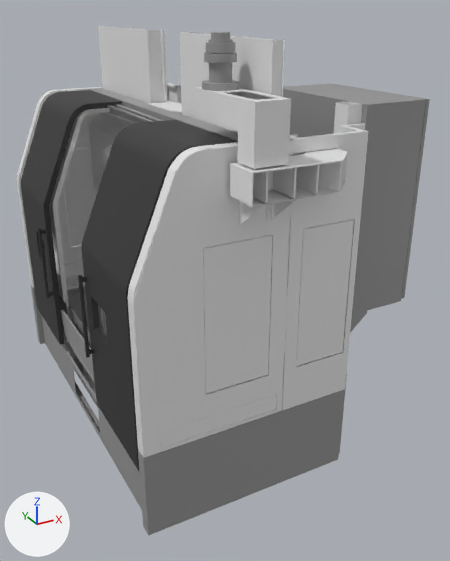
What one commit did to the FBX model Assets/Project/3D/C.FBX.
The view is the same before and after, from a camera (50 mm lens) standing at (-2.12, -4.7, 1.78) and looking at (0.29, -0.33, -0.41). The axes (+X, +Y, +Z) are drawn at lower left. The lights are the same throughout. Where no turn or scale is listed for an object, it has been applied to the vertices. Vertices at the same position are counted once.

The older version as bpy lines, for what is in view:
```python
me_mesh = bpy.data.meshes.new('Mesh')
me_mesh.from_pydata(...)  # 9080 vertices, 17310 faces; spans x -0.95..1.48, y -1.85..1.62, z 0.0..3.39
# faces by material slot: [10495, 368, 6447]
me_mesh.materials.append(mat_metal_silver)  # grey #959595
me_mesh.materials.append(mat_metal_black)  # black #323232
me_mesh.materials.append(mat_metal_white)  # white #e9e9e9
me_mesh_001 = bpy.data.meshes.new('Mesh.001')
me_mesh_001.from_pydata(...)  # 572 vertices, 1140 faces; spans x -1.01..-0.18, y -1.45..-0.55, z 0.61..2.79
me_mesh_001.materials.append(mat_metal_black)  # black #323232
me_mesh_002 = bpy.data.meshes.new('Mesh.002')
me_mesh_002.from_pydata(...)  # 572 vertices, 1140 faces; spans x -1.01..-0.18, y 0.54..1.44, z 0.61..2.79
me_mesh_002.materials.append(mat_metal_black)  # black #323232
ob_c = bpy.data.objects.new('C', me_mesh)
ob_c.location = (-0.048, 0.024, -1.753)
ob_c_doorl = bpy.data.objects.new('C_DoorL', me_mesh_001)
ob_c_doorl.location = (-0.048, 0.024, -1.753)
ob_c_doorr = bpy.data.objects.new('C_DoorR', me_mesh_002)
ob_c_doorr.location = (-0.048, 0.024, -1.753)
```
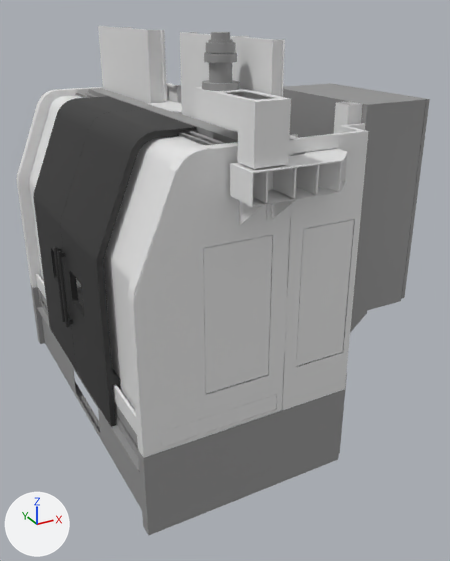
Where the change shows, as pixel boxes [x1, y1, x2, y2] in the pictures (450 x 561 px):
'C_DoorL', mesh moved: before [78, 120, 238, 470]; after [57, 109, 197, 427]
'C_DoorR', mesh moved: before [21, 90, 122, 345]; after [33, 96, 145, 370]

The change in detail:
me_mesh_001 has 572 vertices, 1140 faces and spans x -1.01..-0.18, y -1.45..-0.55, z 0.61..2.79.
me_mesh_001 is used by ob_c_doorl; location (-0.048, 0.024, -1.753).
me_mesh_001 part 2: the whole mesh is moved by (0.0, 0.56, 0.0).
me_mesh_002 has 572 vertices, 1140 faces and spans x -1.01..-0.18, y 0.54..1.44, z 0.61..2.79.
me_mesh_002 is used by ob_c_doorr; location (-0.048, 0.024, -1.753).
me_mesh_002 part 1: the whole mesh is moved by (0.0, -0.53, 0.0).
